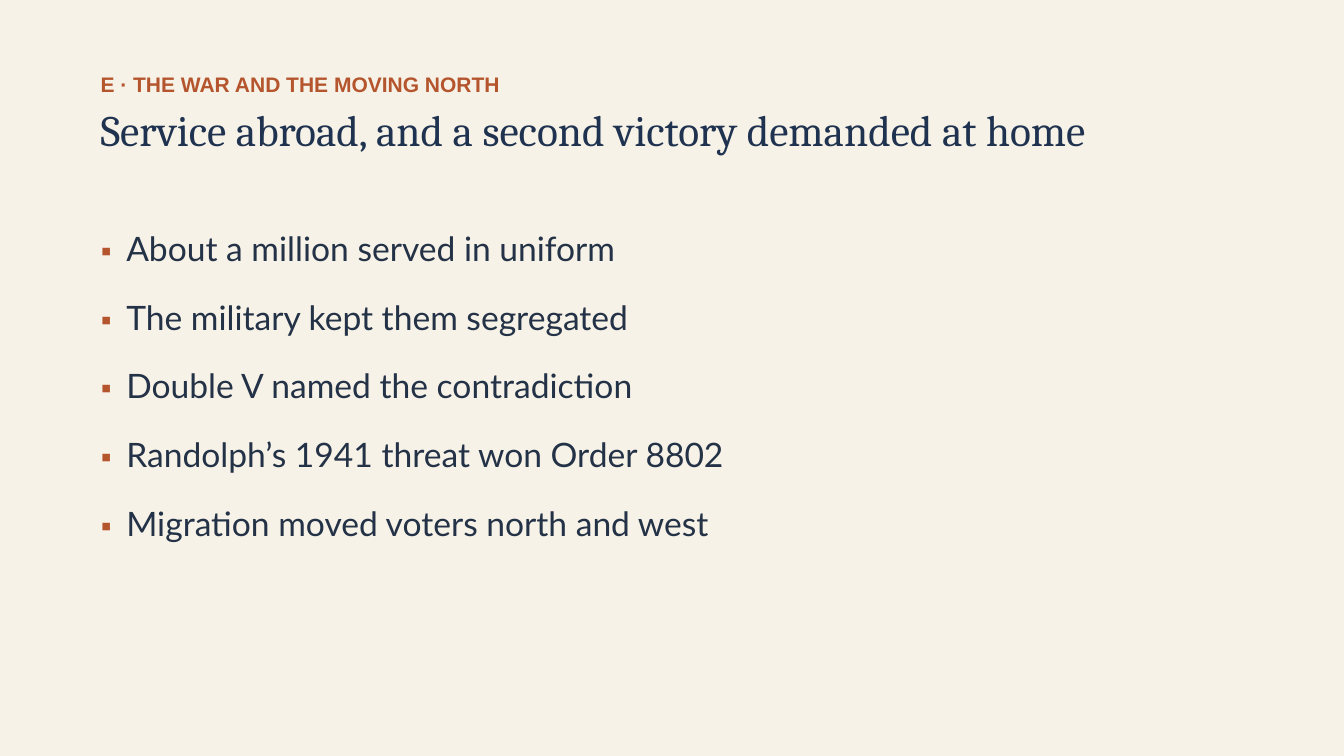
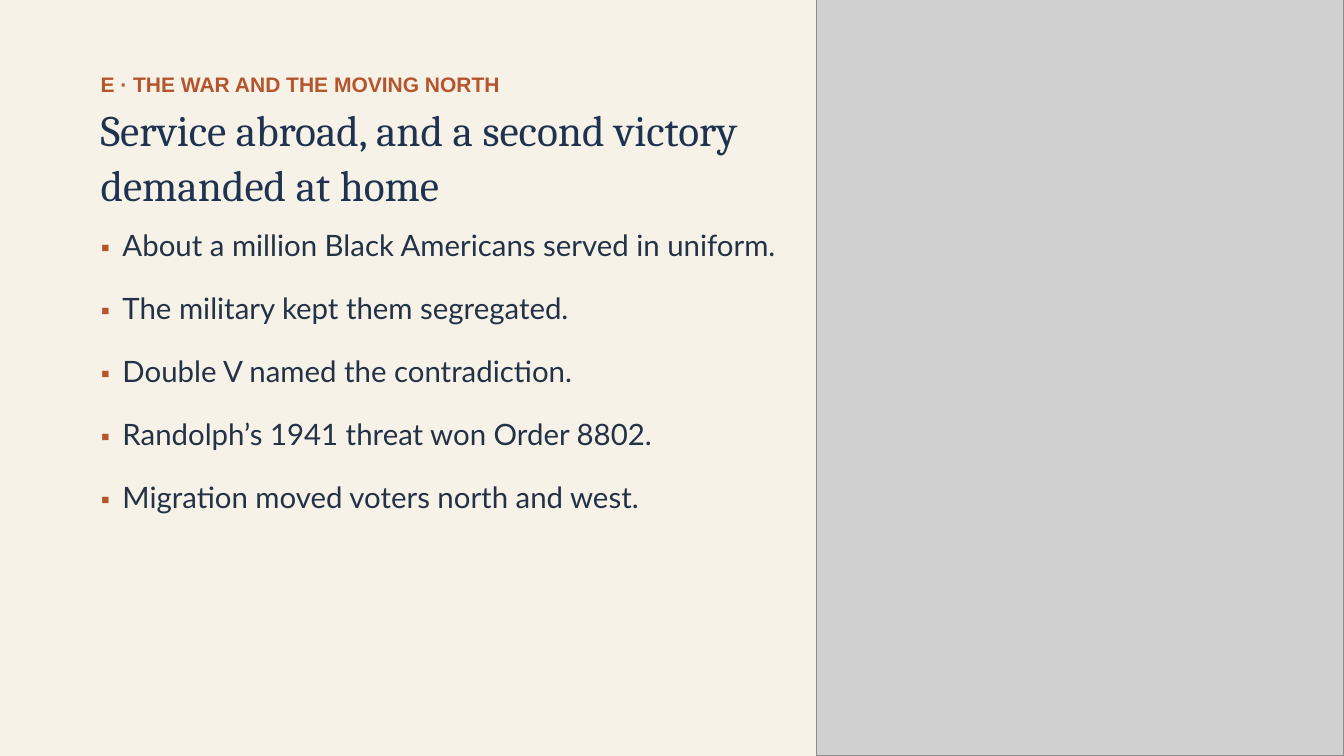
Before and after one commit to ab17gthb/humanities-curriculum-group, a slide deck: slide 15 of civil-rights/lesson-01/lesson-01-slides.pptx. Drawn at 1344x756 pixels with LibreOffice and Linux fonts; fonts in the diff are those of the drawing; grey boxes stand for pictures. Boxes give left, top, right and bottom in pixels: in the first picture for what was removed or moved away, otherwise in the second. Text is boxed around its words. In the diff, an @@ line names an element or a change of style, - is before the commit and + after.

```diff
--- a/civil-rights/lesson-01/lesson-01-slides.pptx
+++ b/civil-rights/lesson-01/lesson-01-slides.pptx
@@ picture added at (817, 0, 1344, 756) @@
@@ text "Service abroad, and a second ..." rewrapped from (101, 116, 1085, 156) to (101, 116, 737, 202) @@
@@ text at (122, 234, 775, 513): text changed; size 24 to 21 pt @@
-▪ About a million served in uniform
-▪ The military kept them segregated
-▪ Double V named the contradiction
-▪ Randolph’s 1941 threat won Order 8802
-▪ Migration moved voters north and west
+▪ About a million Black Americans served in uniform.
+▪ The military kept them segregated.
+▪ Double V named the contradiction.
+▪ Randolph’s 1941 threat won Order 8802.
+▪ Migration moved voters north and west.
```
Also in this commit, not shown: 8 other slides changed, 6 other files.
